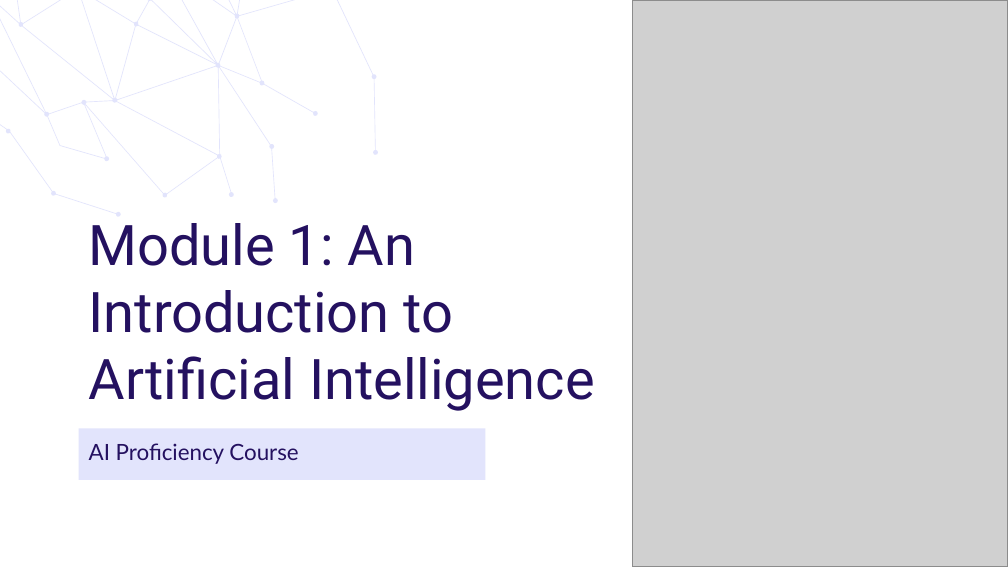
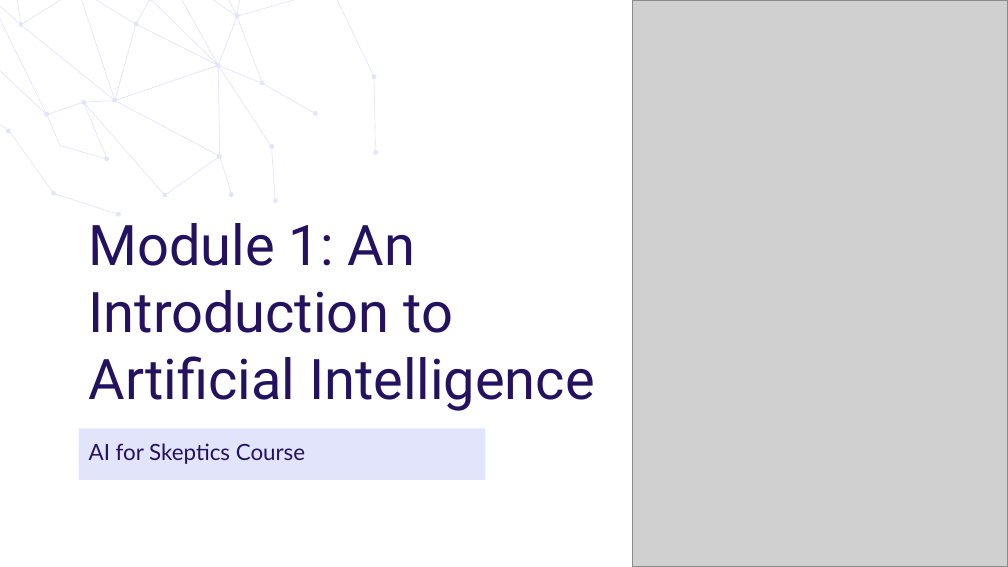
Before and after one commit to bellacalicchio/wm-buad5742, a slide deck: slide 1 of downloads/module1.pptx. Drawn at 1008x567 pixels with LibreOffice and Linux fonts; fonts in the diff are those of the drawing; grey boxes stand for pictures; background and template pictures are left out. Boxes give left, top, right and bottom in pixels: in the first picture for what was removed or moved away, otherwise in the second. Text is boxed around its words. In the diff, an @@ line names an element or a change of style, - is before the commit and + after.

```diff
--- a/downloads/module1.pptx
+++ b/downloads/module1.pptx
@@ subtitle at (89, 443, 305, 464): text changed @@
-AI Proficiency Course
+AI for Skeptics Course
```
Also in this commit, not shown: 2 other slides changed, 16 other files.
